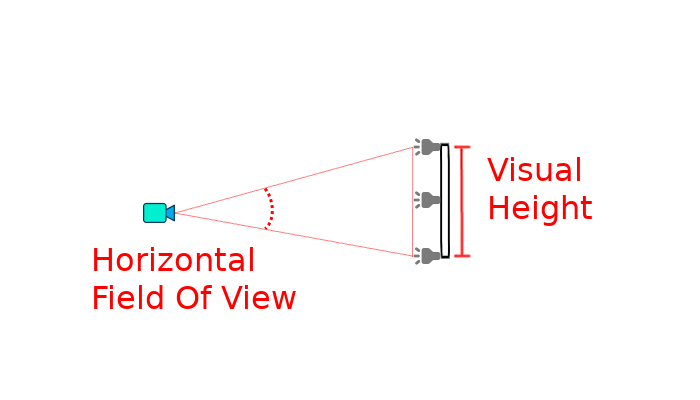
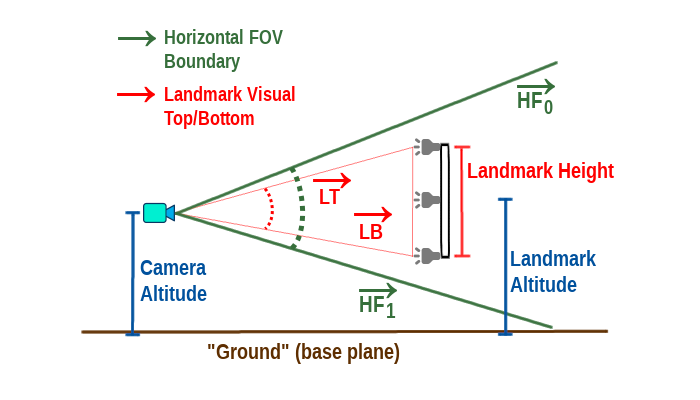
The second 700 x 400 image is a revision of the first. Changes to its layers:
removed layer "Visual Height" over [487, 157, 592, 226]
removed layer "Horizontal ..." over [94, 247, 296, 309]
painted on "Background" over [81, 29, 614, 364]
